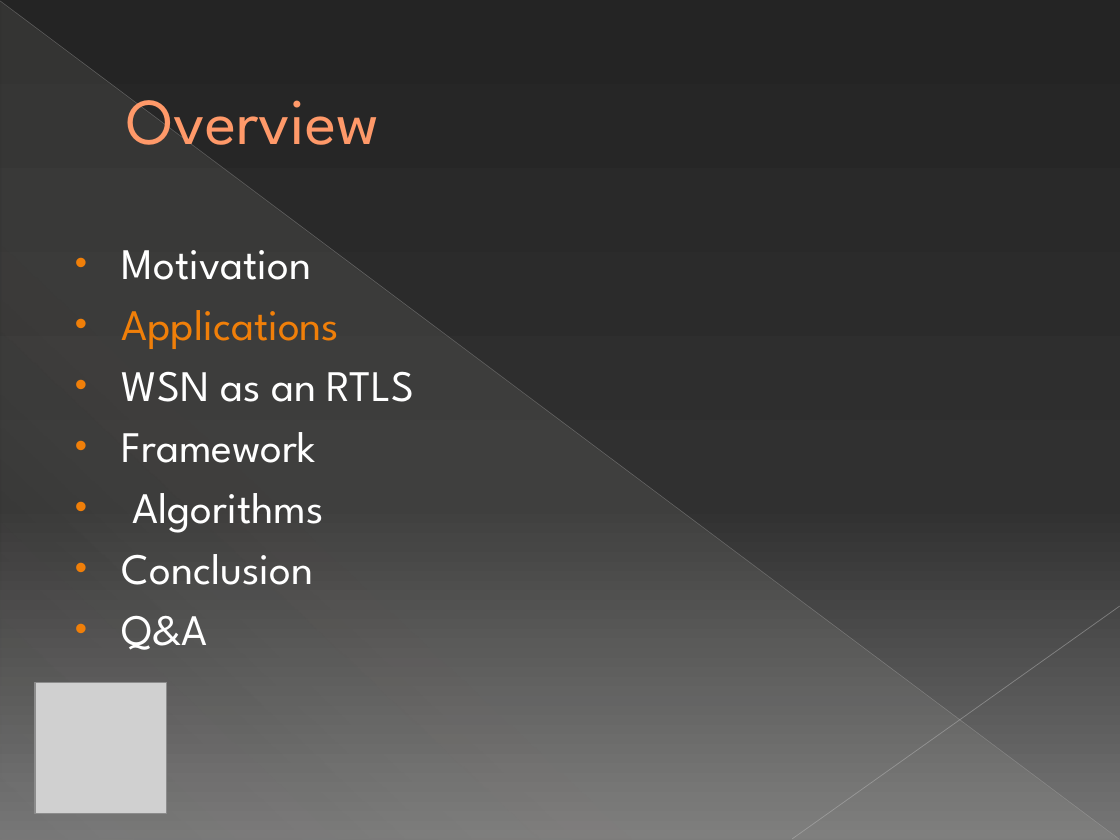
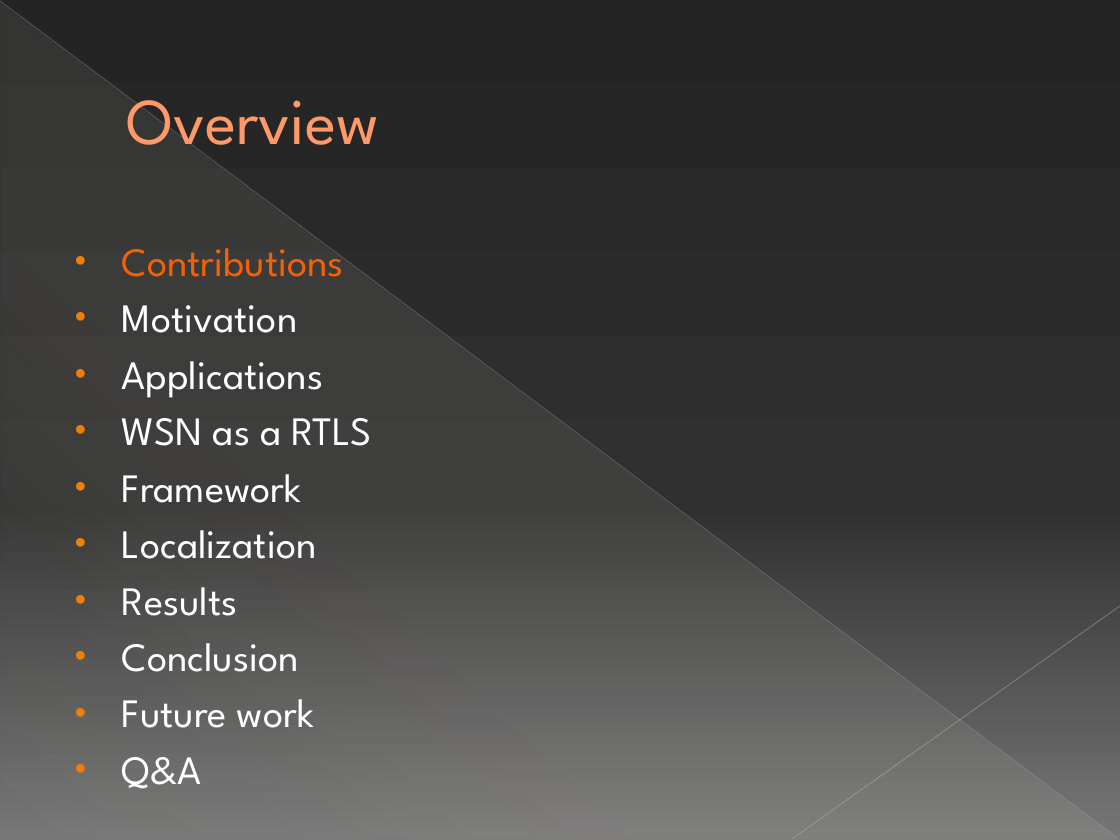
Before and after one commit to michelecorrea3/wsnlocalizationscala, a slide deck: slide 4 of Resources/WSN localization with Senseless framework.pptx. Drawn at 1120x840 pixels with LibreOffice and Linux fonts; fonts in the diff are those of the drawing; grey boxes stand for pictures. Boxes give left, top, right and bottom in pixels: in the first picture for what was removed or moved away, otherwise in the second. Text is boxed around its words. In the diff, an @@ line names an element or a change of style, - is before the commit and + after.

```diff
--- a/Resources/WSN localization with Senseless framework.pptx
+++ b/Resources/WSN localization with Senseless framework.pptx
@@ text at (122, 248, 344, 277): paragraph added @@
+• Contributions
@@ text at (122, 305, 323, 789): size 28 to 25.9 pt in "Motivation", "Applications", "Framework", "Conclusion" and 1 more places; text colour #F07F09 to #FFFFFF in "Applications" @@
@@ text at (122, 418, 372, 446): text changed; size 28 to 25.9 pt @@
-• WSN as an RTLS
+• WSN as a RTLS
@@ text at (122, 530, 317, 616): text changed; size 28 to 25.9 pt @@
-• Algorithms
+• Localization
+• Results
@@ picture removed at (35, 682, 166, 813) @@
@@ text at (122, 699, 314, 728): paragraph added @@
+• Future work
```
Also in this commit, not shown: 36 other slides changed, 36 slides added, 15 slides removed.
